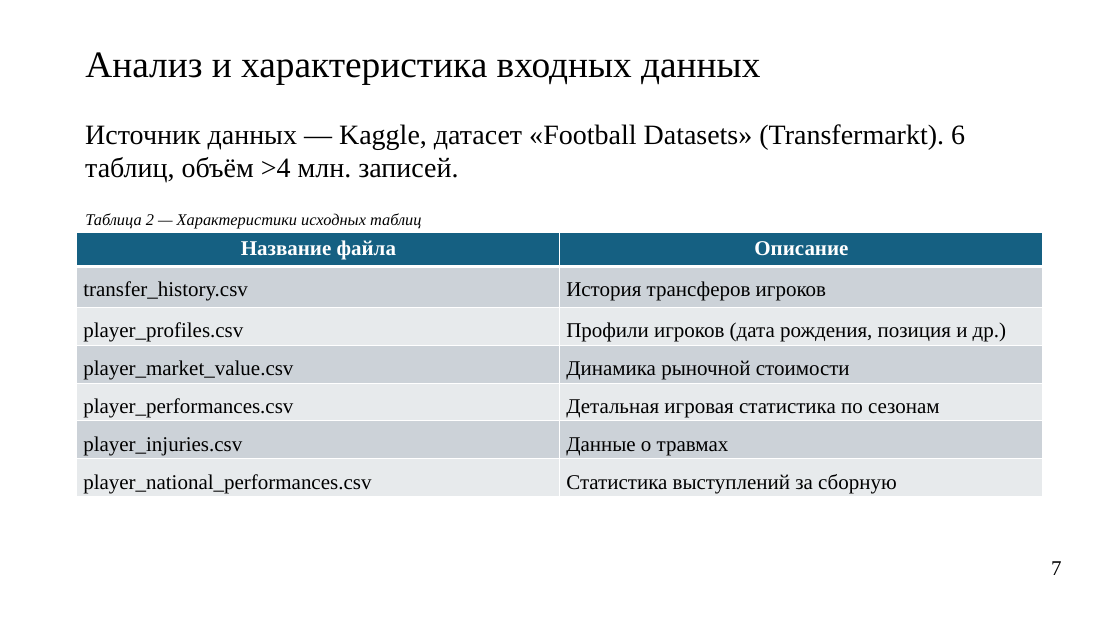
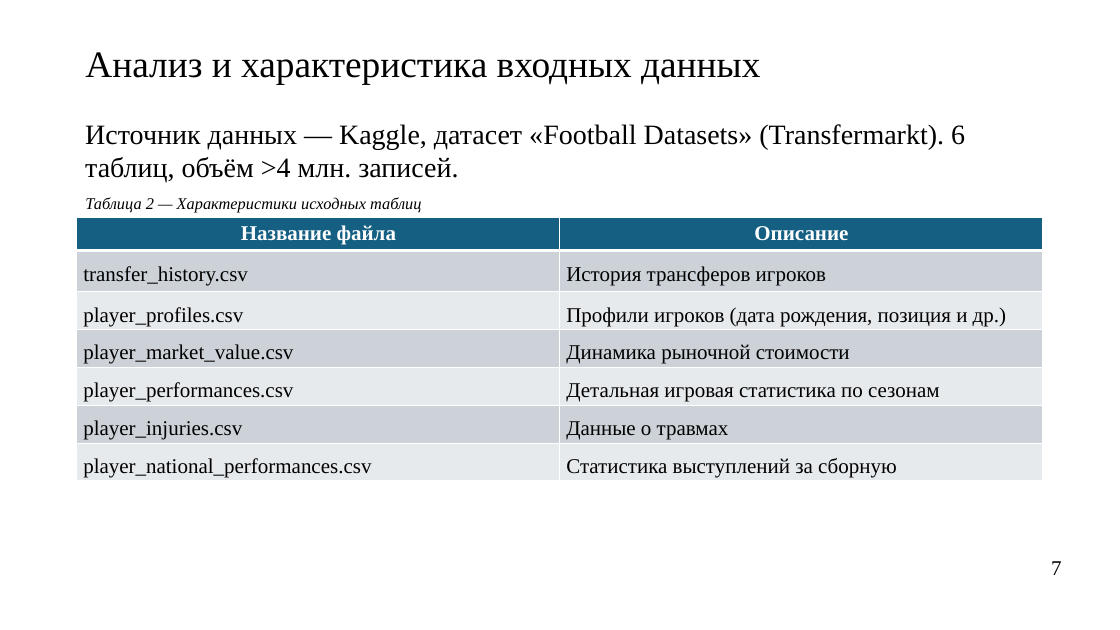
Before and after one commit to Kirill010/RTU-MIREA, a slide deck: slide 7 of 4 курс/8 семестр/Преддипломная практика/010304_22И1429_Ким_КС_презентация_предзащита.pptx. Drawn at 1120x630 pixels with LibreOffice and Linux fonts; fonts in the diff are those of the drawing. Boxes give left, top, right and bottom in pixels: in the first picture for what was removed or moved away, otherwise in the second. Text is boxed around its words. In the diff, an @@ line names an element or a change of style, - is before the commit and + after.

```diff
--- a/4 курс/8 семестр/Преддипломная практика/010304_22И1429_Ким_КС_презентация_предзащита.pptx
+++ b/4 курс/8 семестр/Преддипломная практика/010304_22И1429_Ким_КС_презентация_предзащита.pptx
@@ text "Таблица 2 — Характеристики исходных ..." moved from (x1=85, y1=213, x2=421, y2=229) to (x1=85, y1=197, x2=421, y2=213) @@
@@ table moved from (x1=77, y1=233, x2=1044, y2=497) to (x1=77, y1=218, x2=1044, y2=482) @@
```
Also in this commit, not shown: 7 other slides changed, 3 slides added, 6 other files.
